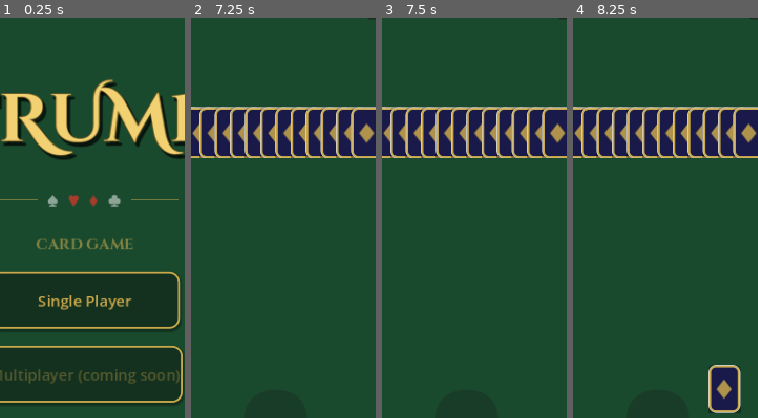
Above: before the commit, frames 1-4 (left to right).
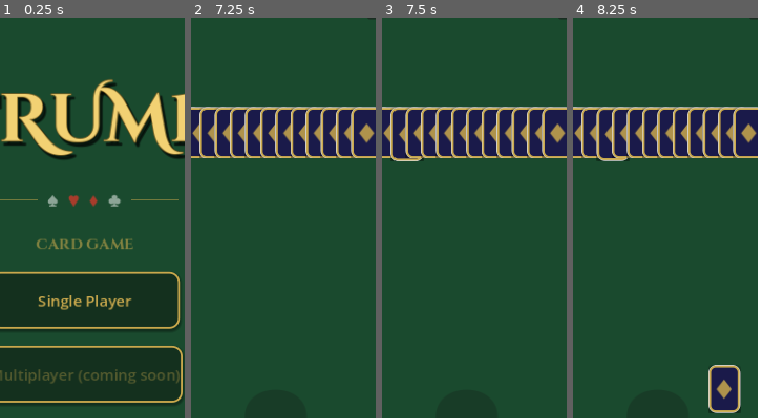
Above: after the commit, the same moments.

Repository: randyramsaywack/trump-mobile-card-game
Game: Godot game, scene res://scenes/main_menu.tscn
The game is run twice, just before and just after one commit, with the same random seed, the same clock (stepped at 60 frames per second) and the same inputs.
Inputs (mouse positions are % of the whole screen's width and height, from its top left):
- Up to frame 1 (0.25 s): no input
- Up to frame 2 (7.25 s): click "Single Player" at 0.5 s; click "≡" at 1.25 s; click "⚙" at 2 s; click "≡" at 2.75 s; click "⚙" at 3.5 s; click "≡" at 4.25 s; click "⚙" at 5 s; click "X" at 5.75 s; drag from (25, 19) to (60, 28) at 6.52 s
- Up to frame 3 (7.5 s): drag from (29, 19) to (45, 70) at 7.27 s
- Up to frame 4 (8.25 s): move the mouse to (34, 19) at 8.02 s; click (34, 19) at 8.17 s
The pictures show only the part of the screen within x 27-77%, y 5-55%; the shares and areas given below are measured in that part.

Frames 1-2 are identical in both runs. In frame 3, 0.3% of the frame differs, in the area x 4-23%, y 23-36%; in frame 4, 0.3%.

Commit message:
fix: bundle raw TTF fonts on Android via "keep" importer + add UI polish
Android builds were failing to load fonts because Godot's default .ttf
importer converts files to .fontdata and strips the raw bytes from the
exported PCK — so FileAccess couldn't find the source TTFs at runtime.
Each font now ships with an .import sidecar that uses the "keep" importer,
which tells Godot to bundle the file verbatim on all platforms.

Also adds the pre-multiplayer polish animations: card press/select scale
feedback, trump selector slide+fade entrance, win screen scale-bounce
entrance, trump watermark fade-in, and auto-play toast fade in/out. All
durations respect Settings.anim_multiplier(). Double-tap window widened
350ms → 400ms for more forgiving mobile input.

Co-Authored-By: Claude Opus 4.6 <noreply@anthropic.com>

Diff:
--- a/autoloads/suit_font.gd
+++ b/autoloads/suit_font.gd
@@ -10,6 +10,10 @@
 ## Labels that display suit symbols should call SuitFont.apply(label)
 ## on _ready to add the symbol font as a fallback override.
 
+## The .ttf files use Godot's "keep" importer (see their .import sidecars)
+## so the raw bytes are bundled as-is in the exported PCK instead of being
+## converted to .fontdata. This lets FileAccess read them at runtime on
+## Android/iOS the same way it does on desktop.
 const SYMBOL_FONT_PATH := "res://assets/fonts/raw/NotoSansSymbols-Regular.ttf"
 const SYMBOL2_FONT_PATH := "res://assets/fonts/raw/NotoSansSymbols2-Regular.ttf"
 
--- a/scripts/ui/card_ui.gd
+++ b/scripts/ui/card_ui.gd
@@ -55,7 +55,7 @@
 	var key := "%s_of_%s" % [RANK_FILE_NAMES[card.rank], SUIT_FILE_NAMES[card.suit]]
 	return _card_textures.get(key)
 
-const DOUBLE_TAP_MS := 350
+const DOUBLE_TAP_MS := 400
 const DRAG_UP_THRESHOLD := 50.0
 const REORDER_THRESHOLD := 20.0
 
@@ -64,6 +64,8 @@
 var _drag_start_y_global: float = 0.0
 var _drag_active: bool = false
 var _reorder_active: bool = false
+var _press_tween: Tween = null
+var _select_tween: Tween = null
 
 var _style_default: StyleBoxFlat
 var _style_valid: StyleBoxFlat
@@ -127,9 +129,14 @@
 	_apply_state_style()
 
 func set_selected(selected: bool) -> void:
+	var was_selected := _selected
 	_selected = selected
 	_apply_state_style()
 	_apply_raise()
+	if _selected and not was_selected:
+		_tween_select_scale(1.05)
+	elif not _selected and was_selected:
+		_tween_select_scale(1.0)
 
 func _apply_raise() -> void:
 	position.y = -SELECT_RAISE_PX if _selected else 0.0
@@ -176,6 +183,7 @@
 		else:
 			_drag_active = false
 			_reorder_active = false
+			_release_press_scale()
 
 func _begin_press(pos_global: Vector2) -> void:
 	_drag_start_x_global = pos_global.x
@@ -186,6 +194,7 @@
 	if not _is_valid:
 		get_viewport().set_input_as_handled()
 		return
+	_apply_press_scale()
 	var now := Time.get_ticks_msec()
 	if now - _last_tap_time <= DOUBLE_TAP_MS and _last_tap_time > 0:
 		_last_tap_time = 0
@@ -244,3 +253,25 @@
 			new_idx += 1
 	if new_idx != my_idx:
 		parent.move_child(self, new_idx)
+
+# --- Press / selection scale feedback ---
+
+func _apply_press_scale() -> void:
+	if _press_tween != null and _press_tween.is_valid():
+		_press_tween.kill()
+	_press_tween = create_tween()
+	_press_tween.tween_property(self, "scale", Vector2(1.05, 1.05), 0.08).set_ease(Tween.EASE_OUT)
+
+func _release_press_scale() -> void:
+	if _press_tween != null and _press_tween.is_valid():
+		_press_tween.kill()
+	# If selected, keep selection scale; otherwise return to 1.0.
+	var target := Vector2(1.05, 1.05) if _selected else Vector2.ONE
+	_press_tween = create_tween()
+	_press_tween.tween_property(self, "scale", target, 0.06).set_ease(Tween.EASE_IN)
+
+func _tween_select_scale(target_s: float) -> void:
+	if _select_tween != null and _select_tween.is_valid():
+		_select_tween.kill()
+	_select_tween = create_tween()
+	_select_tween.tween_property(self, "scale", Vector2(target_s, target_s), 0.08).set_ease(Tween.EASE_OUT)
--- a/scripts/ui/game_table_ui.gd
+++ b/scripts/ui/game_table_ui.gd
@@ -599,7 +599,7 @@
 func _do_show_trump_selection(seat: int, initial_cards: Array) -> void:
 	if seat == 0 and _trump_selector_overlay != null:
 		_trump_selector_overlay.call("show_for_human", initial_cards)
-		_trump_selector_overlay.visible = true
+		_trump_selector_overlay.call("animate_show")
 
 func _on_trump_declared(suit: Card.Suit) -> void:
 	# Trump is declared — discard any pending selector (AI may have declared during shuffle)
@@ -608,7 +608,7 @@
 	# Pause again while the 47 remaining cards animate out.
 	GameState.get_round_manager().deal_paused = true
 	if _trump_selector_overlay != null:
-		_trump_selector_overlay.visible = false
+		_trump_selector_overlay.call("animate_hide")
 	trump_label.text = "Trump: " + Card.SUIT_NAMES[suit] + " " + Card.SUIT_SYMBOLS[suit]
 	_show_trump_watermark(suit)
 
@@ -619,7 +619,10 @@
 	var is_red := suit == Card.Suit.HEARTS or suit == Card.Suit.DIAMONDS
 	trump_watermark.add_theme_color_override("font_color",
 			WATERMARK_RED if is_red else WATERMARK_BLACK)
+	trump_watermark.modulate.a = 0.0
 	trump_watermark.visible = true
+	var tw := create_tween()
+	tw.tween_property(trump_watermark, "modulate:a", 1.0, 0.3 * Settings.anim_multiplier())
 
 func _hide_trump_watermark() -> void:
 	if trump_watermark != null:
@@ -658,9 +661,12 @@
 
 func _auto_play_last_card(card: Card) -> void:
 	var gen := _round_gen
+	var fade_dur := 0.15 * Settings.anim_multiplier()
 	toast_label.text = AUTO_PLAY_TOAST
-	toast_label.modulate.a = 1.0
+	toast_label.modulate.a = 0.0
 	toast_label.visible = true
+	var fade_in := create_tween()
+	fade_in.tween_property(toast_label, "modulate:a", 1.0, fade_dur)
 	await get_tree().create_timer(AUTO_PLAY_DELAY).timeout
 	if _round_gen != gen:
 		toast_label.visible = false
@@ -671,7 +677,11 @@
 	if remaining > 0.0:
 		await get_tree().create_timer(remaining).timeout
 	if _round_gen == gen:
-		toast_label.visible = false
+		var fade_out := create_tween()
+		fade_out.tween_property(toast_label, "modulate:a", 0.0, fade_dur)
+		await fade_out.finished
+		if _round_gen == gen:
+			toast_label.visible = false
 
 func _highlight_valid_cards() -> void:
 	for child in bottom_hand.get_children():
@@ -851,7 +861,6 @@
 	session_label.text = "Session: %d–%d" % [wins[0], wins[1]]
 	if _win_screen_overlay != null:
 		_win_screen_overlay.call("show_result", winning_team, wins)
-		_win_screen_overlay.visible = true
 
 # ── Table management ──────────────────────────────────────────────────────────
 
--- a/scripts/ui/main_menu_ui.gd
+++ b/scripts/ui/main_menu_ui.gd
@@ -25,6 +25,8 @@
 
 func _ready() -> void:
 	# Load decorative fonts via raw bytes to bypass Godot's broken fontdata import (4.6.x).
+	# The .ttf files use the "keep" importer (see .import sidecars) so the raw
+	# bytes are bundled as-is in the exported PCK.
 	_apply_raw_font(title_label, "res://assets/fonts/raw/CinzelDecorative-Bold.ttf")
 	_apply_raw_font(subtitle_label, "res://assets/fonts/raw/Cinzel-Bold.ttf")
 	# Safety net: ensure suit glyphs render on all platforms.
--- a/scripts/ui/trump_selector_ui.gd
+++ b/scripts/ui/trump_selector_ui.gd
@@ -1,6 +1,8 @@
 extends Control
 
+@onready var background: ColorRect = $Background
 @onready var cards_container: HBoxContainer = $CardsContainer
+@onready var suit_buttons: HBoxContainer = $SuitButtons
 @onready var spades_btn: Button = $SuitButtons/SpadesBtn
 @onready var hearts_btn: Button = $SuitButtons/HeartsBtn
 @onready var diamonds_btn: Button = $SuitButtons/DiamondsBtn
@@ -8,6 +10,9 @@
 @onready var prompt_label: Label = $PromptLabel
 
 const CardScene := preload("res://scenes/card.tscn")
+const SLIDE_OFFSET := 30.0
+
+var _anim_tween: Tween = null
 
 func _ready() -> void:
 	# Safety net: ensure suit glyphs render on all platforms.
@@ -24,6 +29,49 @@
 	prompt_label.text = "Choose Trump Suit"
 	_populate_cards(initial_cards)
 
+func animate_show() -> void:
+	_kill_tween()
+	visible = true
+	var dur := 0.2 * Settings.anim_multiplier()
+	background.modulate.a = 0.0
+	var content_nodes: Array[Control] = [prompt_label, cards_container, suit_buttons]
+	# Capture base positions (anchor-derived) before offsetting.
+	var base_y: Array[float] = []
+	for node: Control in content_nodes:
+		base_y.append(node.position.y)
+		node.modulate.a = 0.0
+		node.position.y = node.position.y + SLIDE_OFFSET
+	_anim_tween = create_tween().set_parallel(true)
+	_anim_tween.tween_property(background, "modulate:a", 1.0, dur)
+	for i in content_nodes.size():
+		var node: Control = content_nodes[i]
+		_anim_tween.tween_property(node, "modulate:a", 1.0, dur)
+		_anim_tween.tween_property(node, "position:y", base_y[i], dur).set_ease(Tween.EASE_OUT).set_trans(Tween.TRANS_QUAD)
+
+func animate_hide() -> void:
+	_kill_tween()
+	var dur := 0.15 * Settings.anim_multiplier()
+	var content_nodes: Array[Control] = [prompt_label, cards_container, suit_buttons]
+	var base_y: Array[float] = []
+	for node: Control in content_nodes:
+		base_y.append(node.position.y)
+	_anim_tween = create_tween().set_parallel(true)
+	_anim_tween.tween_property(background, "modulate:a", 0.0, dur)
+	for i in content_nodes.size():
+		var node: Control = content_nodes[i]
+		_anim_tween.tween_property(node, "modulate:a", 0.0, dur)
+		_anim_tween.tween_property(node, "position:y", node.position.y + SLIDE_OFFSET, dur).set_ease(Tween.EASE_IN).set_trans(Tween.TRANS_QUAD)
+	# Reset positions and hide after animation completes.
+	_anim_tween.chain().tween_callback(func():
+		for j in content_nodes.size():
+			content_nodes[j].position.y = base_y[j]
+		visible = false
+	)
+
+func _kill_tween() -> void:
+	if _anim_tween != null and _anim_tween.is_valid():
+		_anim_tween.kill()
+
 func _populate_cards(cards: Array) -> void:
 	for child in cards_container.get_children():
 		child.queue_free()
--- a/scripts/ui/win_screen_ui.gd
+++ b/scripts/ui/win_screen_ui.gd
@@ -5,9 +5,11 @@
 const COLOR_WIN := Color(0.788, 0.659, 0.298)      # gold #c9a84c
 const COLOR_LOSS := Color(0.85, 0.85, 0.85, 0.75)  # muted white
 
+@onready var background: ColorRect = $Background
 @onready var result_label: Label = $ResultLabel
 @onready var session_label: Label = $SessionLabel
 @onready var history_btn: Button = $HistoryBtn
+@onready var buttons_container: HBoxContainer = $Buttons
 @onready var next_round_btn: Button = $Buttons/NextRoundBtn
 @onready var main_menu_btn: Button = $Buttons/MainMenuBtn
 
@@ -27,11 +29,35 @@
 		result_label.text = "Opponents Win!"
 		result_label.add_theme_color_override("font_color", COLOR_LOSS)
 	session_label.text = "Session — You: %d | Opponents: %d" % [session_wins[0], session_wins[1]]
+	_animate_entrance()
 
 func _on_next_round() -> void:
 	visible = false
 	GameState.start_next_round()
 
+func _animate_entrance() -> void:
+	visible = true
+	var m := Settings.anim_multiplier()
+	# Background fade
+	background.modulate.a = 0.0
+	# Result label scale-bounce
+	result_label.pivot_offset = result_label.size / 2.0
+	result_label.scale = Vector2(0.8, 0.8)
+	result_label.modulate.a = 0.0
+	# Session label
+	session_label.modulate.a = 0.0
+	# Buttons + history delayed
+	history_btn.modulate.a = 0.0
+	buttons_container.modulate.a = 0.0
+
+	var tw := create_tween().set_parallel(true)
+	tw.tween_property(background, "modulate:a", 1.0, 0.25 * m)
+	tw.tween_property(result_label, "modulate:a", 1.0, 0.25 * m)
+	tw.tween_property(result_label, "scale", Vector2.ONE, 0.25 * m).set_ease(Tween.EASE_OUT).set_trans(Tween.TRANS_BACK)
+	tw.tween_property(session_label, "modulate:a", 1.0, 0.2 * m).set_delay(0.1 * m)
+	tw.tween_property(history_btn, "modulate:a", 1.0, 0.15 * m).set_delay(0.15 * m)
+	tw.tween_property(buttons_container, "modulate:a", 1.0, 0.15 * m).set_delay(0.15 * m)
+
 func _on_main_menu() -> void:
 	var err := get_tree().change_scene_to_file("res://scenes/main_menu.tscn")
 	if err != OK:
Not shown, removed: assets/fonts/raw/.gdignore
Not shown, added: assets/fonts/raw/Cinzel-Bold.ttf.import
Not shown, added: assets/fonts/raw/CinzelDecorative-Bold.ttf.import
Not shown, added: assets/fonts/raw/NotoSansSymbols-Regular.ttf.import
Not shown, added: assets/fonts/raw/NotoSansSymbols2-Regular.ttf.import
Not shown, changed: export_presets.cfg
Not shown, changed: .gitignore
